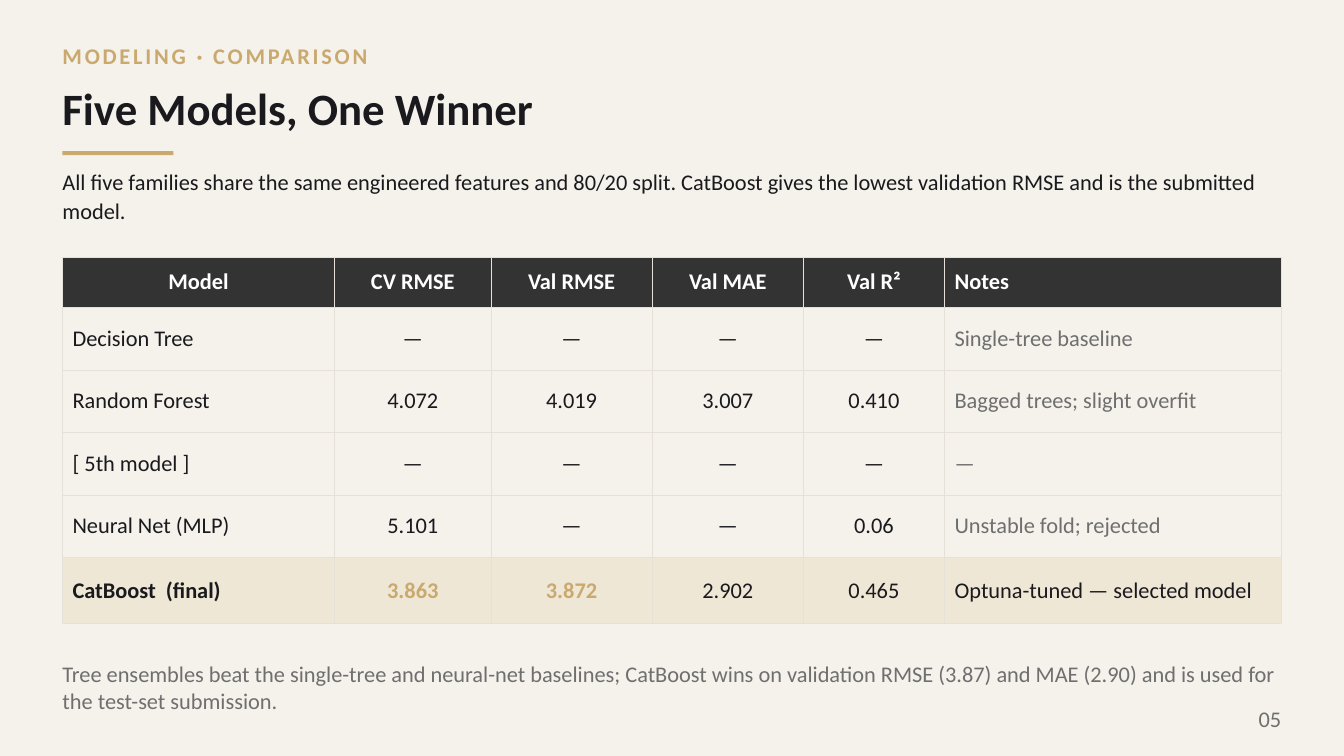
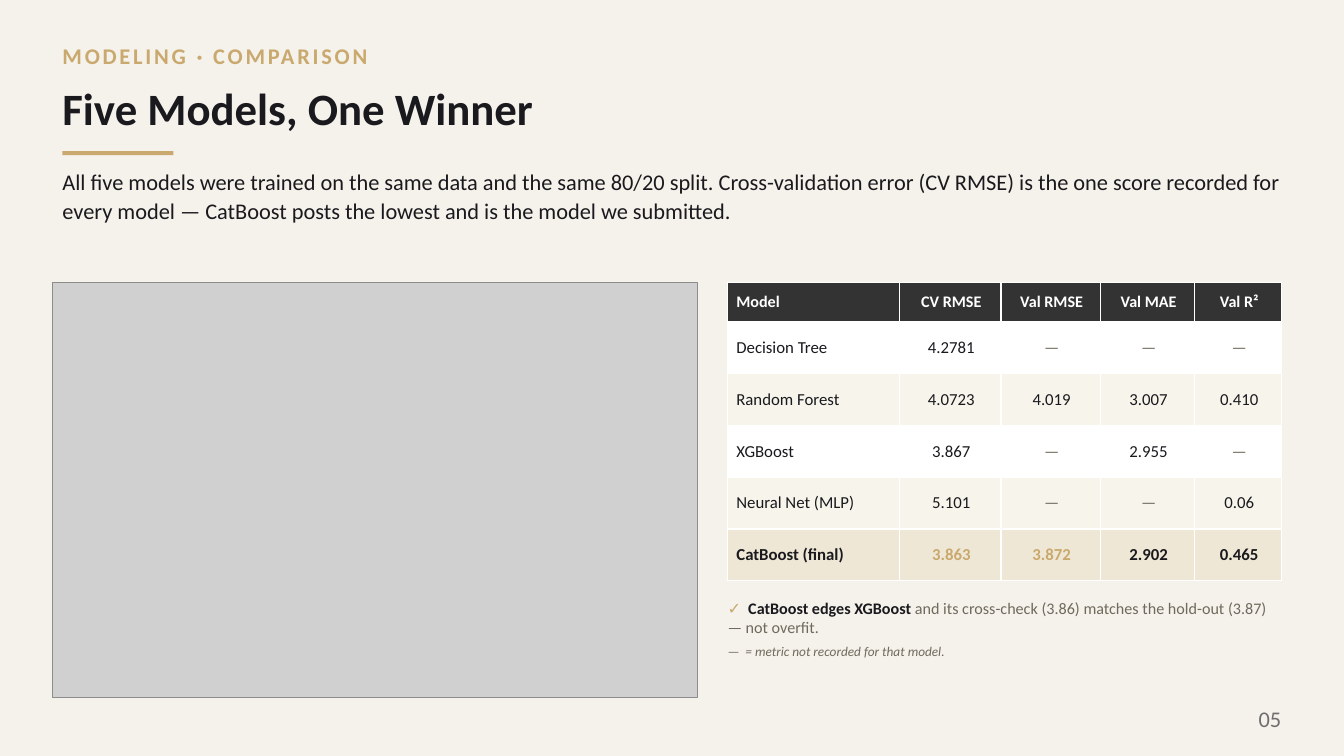
Before and after one commit to liulawrence2002/applied-ai, a slide deck: slide 5 of project 1/LendingClub_Project1_final.pptx. Drawn at 1344x756 pixels with LibreOffice and Linux fonts; fonts in the diff are those of the drawing; grey boxes stand for pictures. Boxes give left, top, right and bottom in pixels: in the first picture for what was removed or moved away, otherwise in the second. Text is boxed around its words. In the diff, an @@ line names an element or a change of style, - is before the commit and + after.

```diff
--- a/project 1/LendingClub_Project1_final.pptx
+++ b/project 1/LendingClub_Project1_final.pptx
@@ text at (62,174,1279,223): text changed @@
-All five families share the same engineered features and 80/20 split. CatBoost gives the lowest validation RMSE and is the submitted model.
+All five models were trained on the same data and the same 80/20 split. Cross-validation error (CV RMSE) is the one score recorded for every model — CatBoost posts the lowest and is the model we submitted.
@@ picture added at (52,282,698,698) @@
@@ table at (728,282,1282,581) @@
-column 1, row 4: [ 5th model ]
+column 1, row 4: XGBoost
-column 2: CV RMSE | — | 4.072 | — | 5.101 | 3.863
+column 2: CV RMSE | 4.2781 | 4.0723 | 3.867 | 5.101 | 3.863
-column 4, row 4: —
+column 4, row 4: 2.955
-column 6: Notes | Single-tree baseline | Bagged trees; slight overfit | — | Unstable fold; rejected | Optuna-tuned — selected model
@@ table: place and size @@
-table at (63,257,1281,606)
+table at (728,282,1282,581)
@@ text added at (746,602,1266,658), 11.5 pt, text #6E6A5C @@
+✓ CatBoost edges XGBoost and its cross-check (3.86) matches the hold-out (3.87) — not overfit.
+— = metric not recorded for that model.
@@ text removed at (62,666,1274,709) @@
-Tree ensembles beat the single-tree and neural-net baselines; CatBoost wins on validation RMSE (3.87) and MAE (2.90) and is used for the test-set submission.
```
Also in this commit, not shown: 1 other slide changed, 36 other files.
